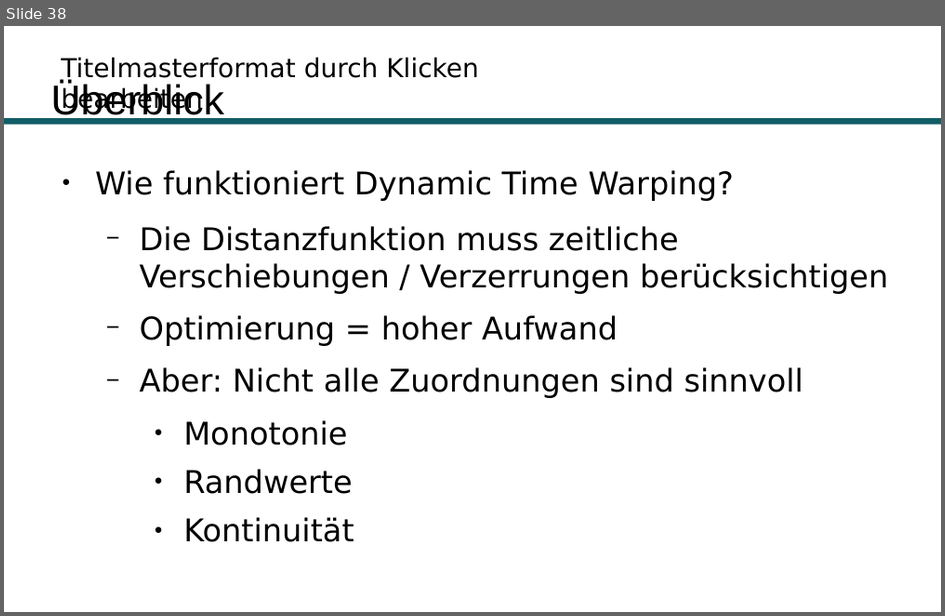
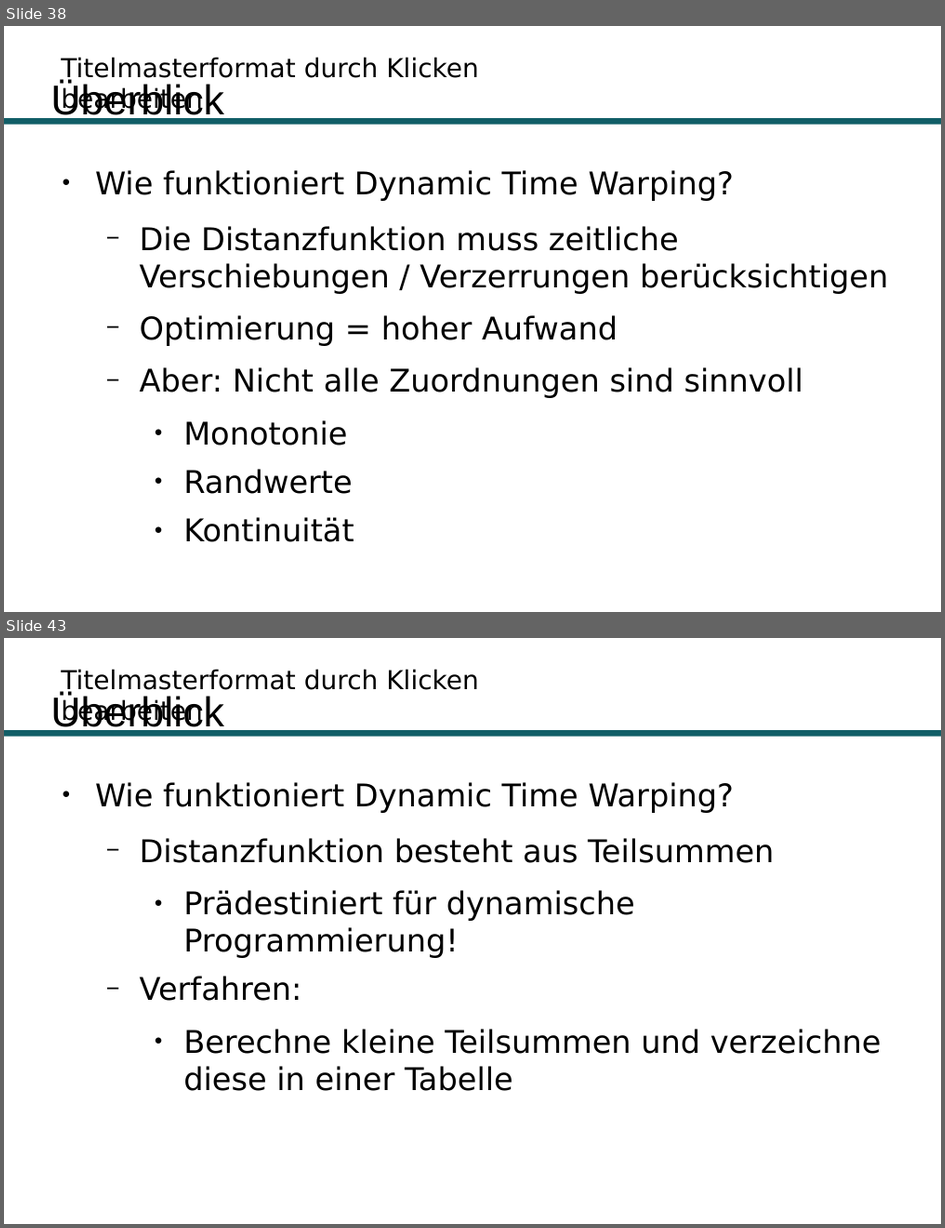
Before and after one commit to Hirnschwamm/DTW, a slide deck: Präsentation.odp. Shown one above the other, each under a label of ours: slide 38 before the commit, slides 38 and 43 after it; the slides between them are not shown. The pictures are 945x616 and 945x1228 pixels, drawn with LibreOffice and Linux fonts; fonts in the diff are those of the drawing; background and template pictures are left out. Boxes give left, top, right and bottom in pixels: in the first picture for what was removed or moved away, otherwise in the second. Text is boxed around its words. In the diff, an @@ line names an element or a change of style, - is before the commit and + after.

```diff
--- a/Präsentation.odp
+++ b/Präsentation.odp
@@ slide 43 added at box(4, 638, 941, 1224), background #FFFFFF; not listed: 2 template elements that a slide beside it also shows @@
@@ title added at box(50, 694, 224, 735), 32 pt, text #000000 @@
+Überblick
@@ text added at box(95, 782, 882, 1091), 24 pt, text #000000 @@
+● Wie funktioniert Dynamic Time Warping?
+  − Distanzfunktion besteht aus Teilsummen
+    ● Prädestiniert für dynamische Programmierung!
+  − Verfahren:
+    ● Berechne kleine Teilsummen und verzeichne diese in einer Tabelle
```
Also in this commit, not shown: 1 slide changed, 12 other slides added.
